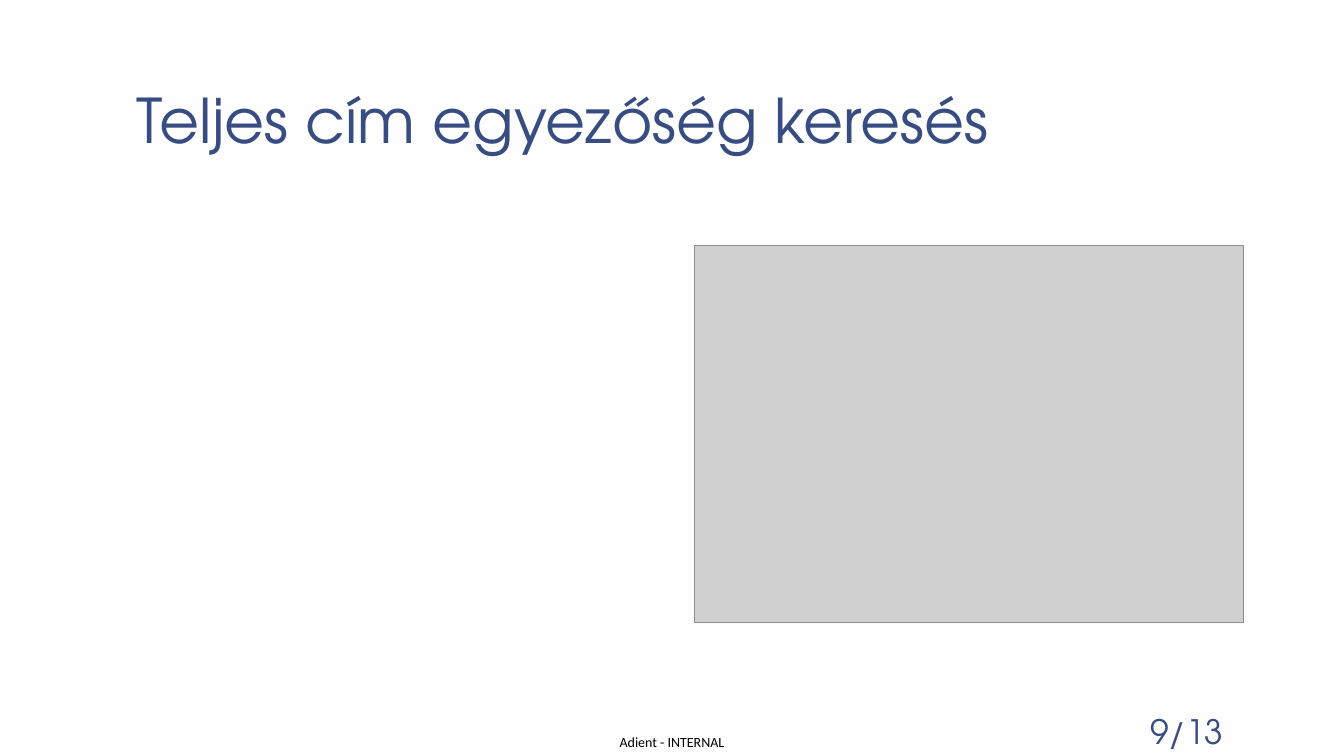
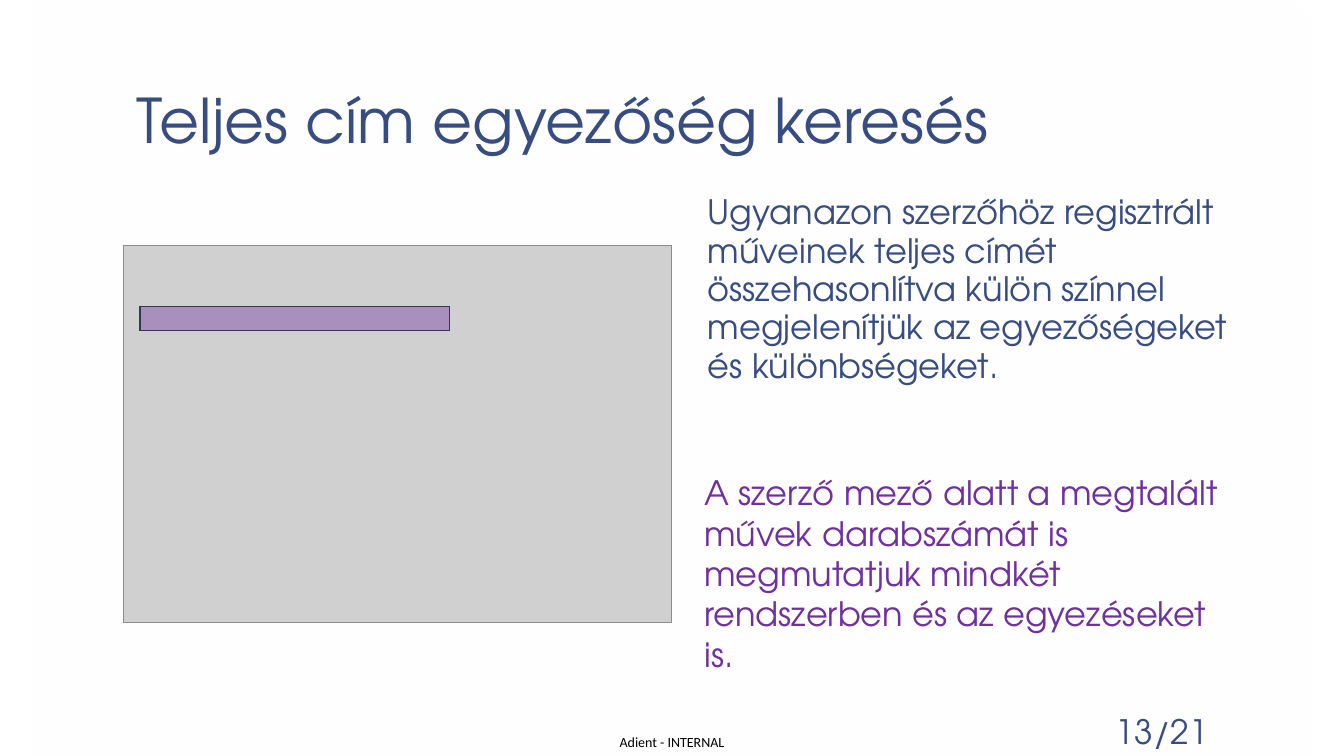
Before and after one commit to patmik2012/PubSync, a slide deck: slide 13 of Publikációs listák szinkronizálása.pptx. Drawn at 1344x756 pixels with LibreOffice and Linux fonts; fonts in the diff are those of the drawing; grey boxes stand for pictures; background and template pictures are left out. Boxes give left, top, right and bottom in pixels: in the first picture for what was removed or moved away, otherwise in the second. Text is boxed around its words. In the diff, an @@ line names an element or a change of style, - is before the commit and + after.

```diff
--- a/Publikációs listák szinkronizálása.pptx
+++ b/Publikációs listák szinkronizálása.pptx
@@ text added at (708, 198, 1227, 386), 24 pt, text #374C81 @@
+Ugyanazon szerzőhöz regisztrált műveinek teljes címét összehasonlítva külön színnel megjelenítjük az egyezőségeket és különbségeket.
@@ picture: place and size @@
-picture at (695, 245, 1243, 623)
+picture at (123, 245, 671, 622)
@@ rectangle added at (140, 307, 450, 331), fill #7030A0 at 40% opacity, outline #303A58 1 pt @@
@@ text added at (704, 479, 1217, 668), 24 pt, text #7030A0 @@
+A szerző mező alatt a megtalált művek darabszámát is megmutatjuk mindkét rendszerben és az egyezéseket is.
@@ page number at (1116, 718, 1208, 749): text changed @@
-9/13
+13/21
```
Also in this commit, not shown: 15 other slides changed, 3 slides added, 1 slide removed, 4 other files.
